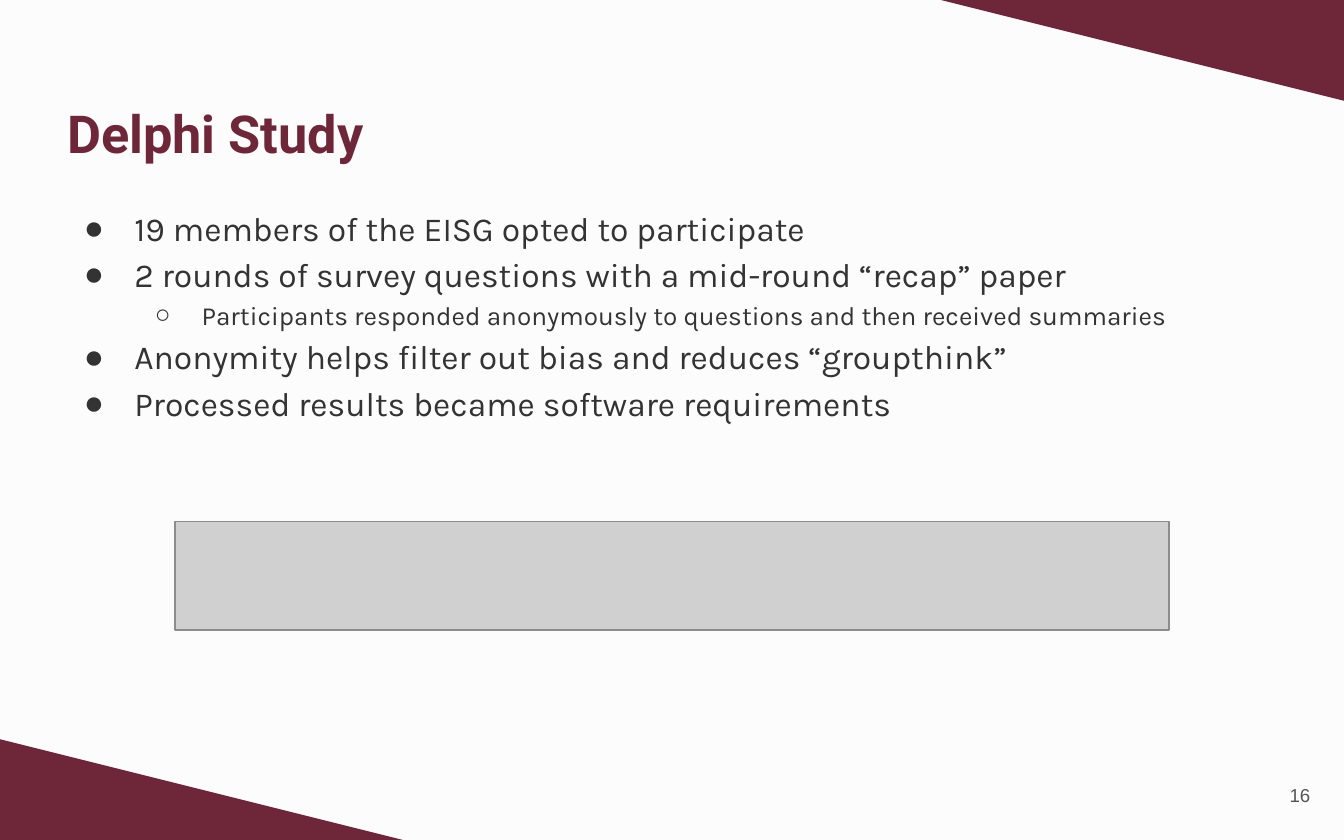
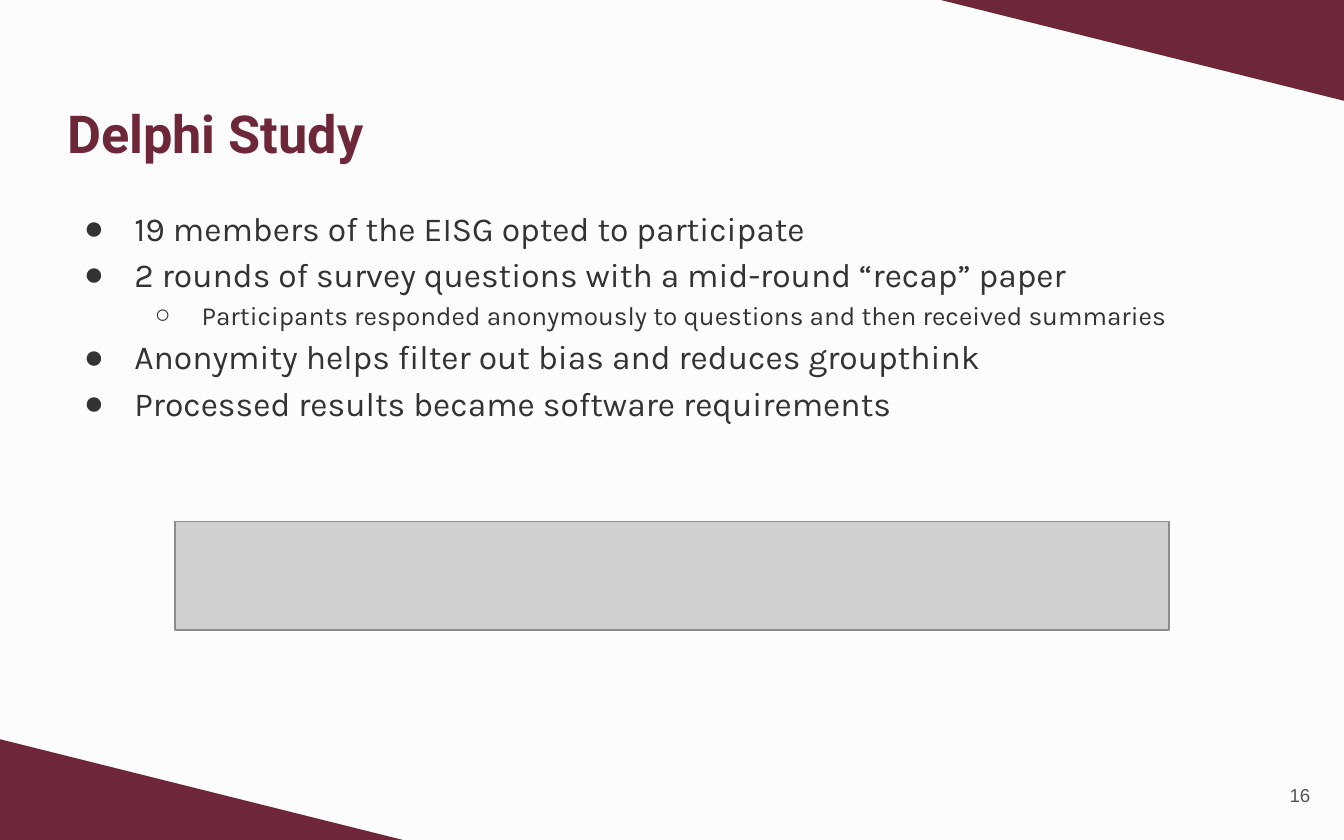
Before and after one commit to echarlesgrasby/seasug-2026-paper, a slide deck: slide 16 of conference_resources/DSL_Market_Monitoring_SEASUG_42-2026_EGrasby_SlideDeck.pptx. Drawn at 1344x840 pixels with LibreOffice and Linux fonts; fonts in the diff are those of the drawing; grey boxes stand for pictures; background and template pictures are left out. Boxes give left, top, right and bottom in pixels: in the first picture for what was removed or moved away, otherwise in the second. Text is boxed around its words. In the diff, an @@ line names an element or a change of style, - is before the commit and + after.

```diff
--- a/conference_resources/DSL_Market_Monitoring_SEASUG_42-2026_EGrasby_SlideDeck.pptx
+++ b/conference_resources/DSL_Market_Monitoring_SEASUG_42-2026_EGrasby_SlideDeck.pptx
@@ text at bbox=[134, 346, 979, 378]: text changed @@
-● Anonymity helps filter out bias and reduces “groupthink”
+● Anonymity helps filter out bias and reduces groupthink
```
Also in this commit, not shown: 6 other slides changed, 1 other file.
